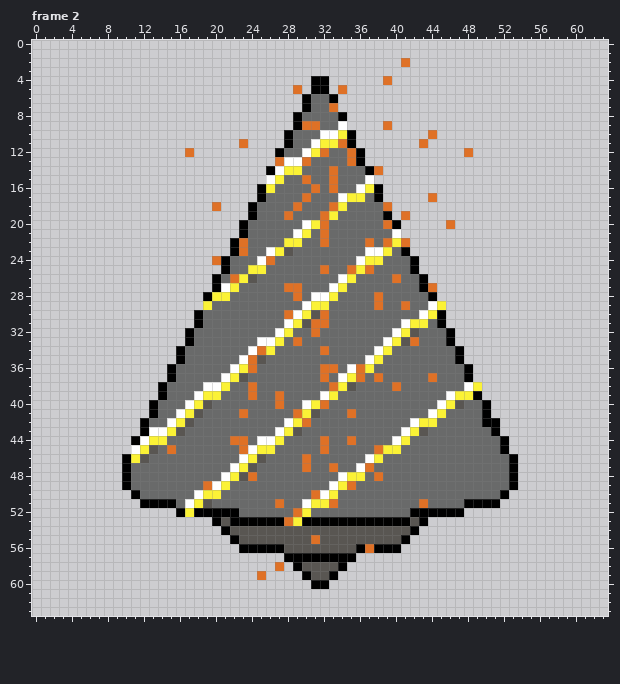
Two states of a pixel-art file, assets/aseprite_files/drill_animation01.aseprite. The picture above is the old version.
64x64 pixels, 9 frames. Shown: frame 2. The commit also changed other frames, which this record leaves out.
The result:
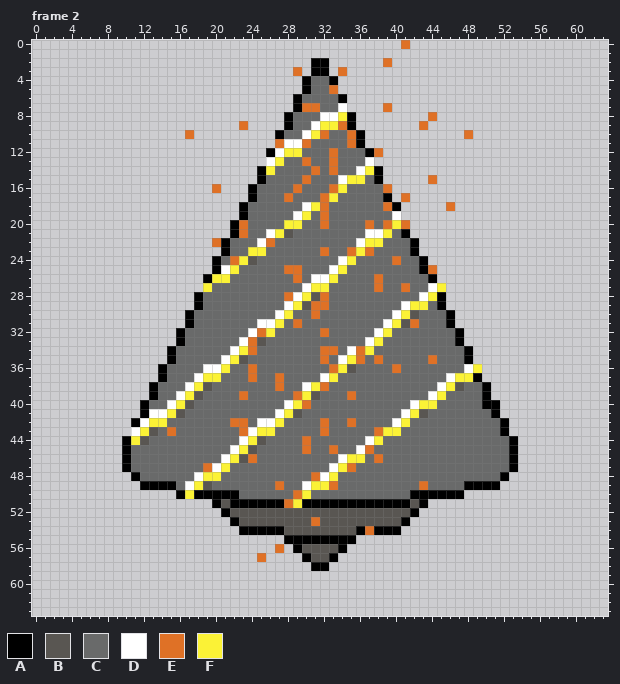
Palette (. is transparent): A #000000  B #595652  C #696a6a  D #ffffff  E #df7126  F #fbf236
Author's note on the commit: Adding surface ship animation
Changes in this commit:
--- frame 2
@@ x 0..63 @@
- 0 ................................................................
+ 0 .........................................E......................
  1 ................................................................
- 2 .........................................E......................
- 3 ................................................................
- 4 ...............................AA......E........................
- 5 .............................E.AA.E.............................
- 6 ..............................ACCA..............................
- 7 ..............................ACCE..............................
- 8 .............................ACCCCA.............................
- 9 .............................AEECCD....E........................
-10 ............................ACCCDDFA........E...................
-11 .......................E....ACCDFFEA.......E....................
-12 .................E.........ACCDFECCEA...........E...............
-13 ...........................EDDECCCCEA...........................
-14 ..........................ADFFCCCECCCAE.........................
-15 ..........................DFCCECCECCCD..........................
-16 .........................AFCCCCECECCDFA.........................
-17 .........................ACCCCECCCDFFCA.....E...................
-18 ....................E...ACCCCECCCEFCCCCE........................
-19 ........................ACCCECCCEFCCCCCA.E......................
-20 .......................ACCCCCCDFECCCCCCEA.....E.................
-21 .......................ACCCCCDFCECCCCCCCD.......................
-22 ......................AECCCCFFCCECCCCECEFE......................
-23 ......................AECCDFBCCCCCCCCDDFCA......................
-24 ....................EACCCDECCCCCCCCCDFFCCCA.....................
-25 .....................ACCFFCCCCCCECCEFECCCCA.....................
-26 ....................ACEFBCCCCCCCCCDFCCCCECCA....................
-27 ....................ADFCCCCCEECCCDFCCCCCCCCAE...................
-28 ...................AFFCCCCCCCECDDFCCCCECCCCCA...................
-29 ...................FCCCCCCCCCCDFFCCCCCECCECCDF..................
-30 ..................ACCCCCCCCCEDFBECCCCCCCCCCDFA..................
-31 ..................ACCCCCCCCCDFBEECCCCCCCCDFFCA..................
-32 .................ACCCCCCCCCDFCCECCCCCCCCDFBCCCA.................
-33 .................ACCCCCCCDDFCECCCCCCCCCDFBECCCA.................
-34 ................ACCCCCCCDEFCCCCCECCCCCDFCCCCCCCA................
-35 ................ACCCCCCDEBCCCCCCCCCCCDFCCCCCCCCA................
-36 ...............ACCCCCCDFECCCCCCCEECDEFCCCCCCCCCCA...............
-37 ...............ACCCCCDFBCCCCCCCCECDFECECCCCCECCCA...............
-38 ..............ACCCCDDFCCECCCCCCCCEFBCCCCECCCCCCCDF..............
-39 ..............ACCCDFFCCCECCECCCCDFCCCCCCCCCCCCDFFA..............
-40 .............ACCCDFBCCCCCCCECCDFECCCCCCCCCCCCDFBCCA.............
-41 .............ACCDFBCCCCECCCCCEFBCCCECCCCCCCCDFCCCCA.............
-42 ............ACCDFBCCCCCCCCCCDFECCCCCCCCCCCDFFCCCCCAA............
-43 ............ADDFBCCCCCCCCCCDFBCCCCCCCCCCCDFBCCCCCCCA............
-44 ...........ADFFCCCCCCCEECDDFCCCCECCECCCCDFCCCCCCCCCCA...........
-45 ...........DFBCECCCCCCCEDFFCCCCCECCCCCEFFCCCCCCCCCCCA...........
-46 ..........AFBCCCCCCCCCCDFBCCCCECCCCCCDFCCCCCCCCCCCCCCA..........
-47 ..........ACCCCCCCCCCCDFBCCCCCECCECCDECCCCCCCCCCCCCCCA..........
-48 ..........ACCCCCCCCCCDFBECCCCCCCCCDFFCECCCCCCCCCCCCCCA..........
-49 ..........ACCCCCCCCEDFCCCCCCCCCCCDFECCCCCCCCCCCCCCCCCA..........
-50 ...........ACCCCCCDFFCCCCCCCCCCEDFCCCCCCCCCCCCCCCCCCA...........
-51 ............AAAACDFBCCCCCCCECCDFFECCCCCCCCCECCCCAAAA............
-52 ................AFAAAAACCCCCCEFCCCCCCCCCCCAAAAAA................
-53 ....................ABAAAAAAEFAAAAAAAAAAAABA....................
-54 .....................ABBBBBBBBBBBBBBBBBBBBA.....................
-55 ......................ABBBBBBBBEBBBBBBBBBA......................
-56 .......................AAAAABBBBBBBBAEAAA.......................
-57 ............................AAAAAAAA............................
-58 ...........................E.ABBBBA.............................
-59 .........................E....ABBA..............................
-60 ...............................AA...............................
+ 2 ...............................AA......E........................
+ 3 .............................E.AA.E.............................
+ 4 ..............................ACCA..............................
+ 5 ..............................ACCE..............................
+ 6 .............................ACCCCA.............................
+ 7 .............................AEECCD....E........................
+ 8 ............................ACCCDDFA........E...................
+ 9 .......................E....ACCDFFEA.......E....................
+10 .................E.........ACCDFECCEA...........E...............
+11 ...........................EDDECCCCEA...........................
+12 ..........................ADFFCCCECCCAE.........................
+13 ..........................DFCCECCECCCD..........................
+14 .........................AFCCCCECECCDFA.........................
+15 .........................ACCCCECCCDFFCA.....E...................
+16 ....................E...ACCCCECCCEFCCCCE........................
+17 ........................ACCCECCCEFCCCCCA.E......................
+18 .......................ACCCCCCDFECCCCCCEA.....E.................
+19 .......................ACCCCCDFCECCCCCCCD.......................
+20 ......................AECCCCFFCCECCCCECEFE......................
+21 ......................AECCDFBCCCCCCCCDDFCA......................
+22 ....................EACCCDECCCCCCCCCDFFCCCA.....................
+23 .....................ACCFFCCCCCCECCEFECCCCA.....................
+24 ....................ACEFBCCCCCCCCCDFCCCCECCA....................
+25 ....................ADFCCCCCEECCCDFCCCCCCCCAE...................
+26 ...................AFFCCCCCCCECDDFCCCCECCCCCA...................
+27 ...................FCCCCCCCCCCDFFCCCCCECCECCDF..................
+28 ..................ACCCCCCCCCEDFBECCCCCCCCCCDFA..................
+29 ..................ACCCCCCCCCDFBEECCCCCCCCDFFCA..................
+30 .................ACCCCCCCCCDFCCECCCCCCCCDFBCCCA.................
+31 .................ACCCCCCCDDFCECCCCCCCCCDFBECCCA.................
+32 ................ACCCCCCCDEFCCCCCECCCCCDFCCCCCCCA................
+33 ................ACCCCCCDEBCCCCCCCCCCCDFCCCCCCCCA................
+34 ...............ACCCCCCDFECCCCCCCEECDEFCCCCCCCCCCA...............
+35 ...............ACCCCCDFBCCCCCCCCECDFECECCCCCECCCA...............
+36 ..............ACCCCDDFCCECCCCCCCCEFBCCCCECCCCCCCDF..............
+37 ..............ACCCDFFCCCECCECCCCDFCCCCCCCCCCCCDFFA..............
+38 .............ACCCDFBCCCCCCCECCDFECCCCCCCCCCCCDFBCCA.............
+39 .............ACCDFBCCCCECCCCCEFBCCCECCCCCCCCDFCCCCA.............
+40 ............ACCDFBCCCCCCCCCCDFECCCCCCCCCCCDFFCCCCCAA............
+41 ............ADDFBCCCCCCCCCCDFBCCCCCCCCCCCDFBCCCCCCCA............
+42 ...........ADFFCCCCCCCEECDDFCCCCECCECCCCDFCCCCCCCCCCA...........
+43 ...........DFBCECCCCCCCEDFFCCCCCECCCCCEFFCCCCCCCCCCCA...........
+44 ..........AFBCCCCCCCCCCDFBCCCCECCCCCCDFCCCCCCCCCCCCCCA..........
+45 ..........ACCCCCCCCCCCDFBCCCCCECCECCDECCCCCCCCCCCCCCCA..........
+46 ..........ACCCCCCCCCCDFBECCCCCCCCCDFFCECCCCCCCCCCCCCCA..........
+47 ..........ACCCCCCCCEDFCCCCCCCCCCCDFECCCCCCCCCCCCCCCCCA..........
+48 ...........ACCCCCCDFFCCCCCCCCCCEDFCCCCCCCCCCCCCCCCCCA...........
+49 ............AAAACDFBCCCCCCCECCDFFECCCCCCCCCECCCCAAAA............
+50 ................AFAAAAACCCCCCEFCCCCCCCCCCCAAAAAA................
+51 ....................ABAAAAAAEFAAAAAAAAAAAABA....................
+52 .....................ABBBBBBBBBBBBBBBBBBBBA.....................
+53 ......................ABBBBBBBBEBBBBBBBBBA......................
+54 .......................AAAAABBBBBBBBAEAAA.......................
+55 ............................AAAAAAAA............................
+56 ...........................E.ABBBBA.............................
+57 .........................E....ABBA..............................
+58 ...............................AA...............................
+59 ................................................................
+60 ................................................................
 61 ................................................................
